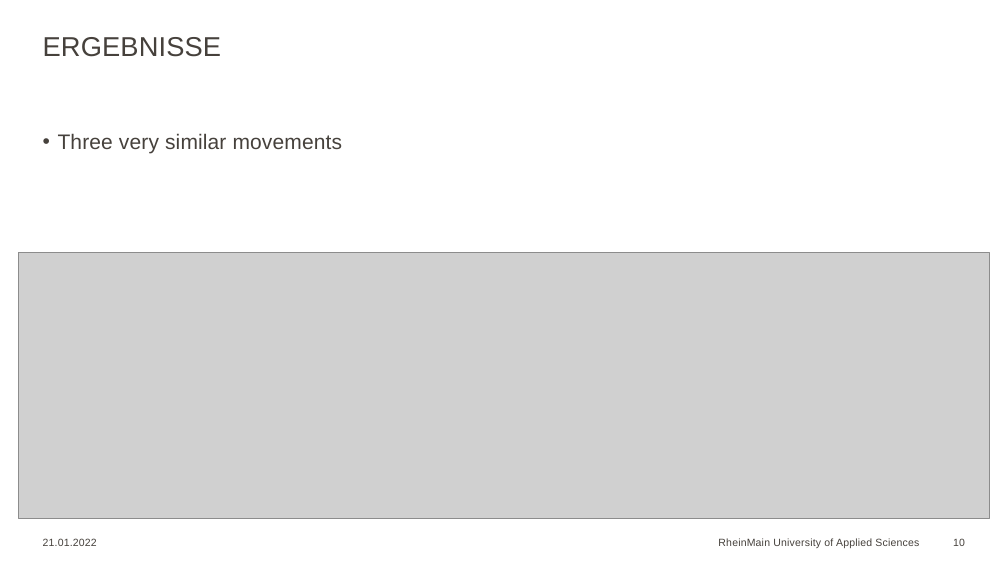
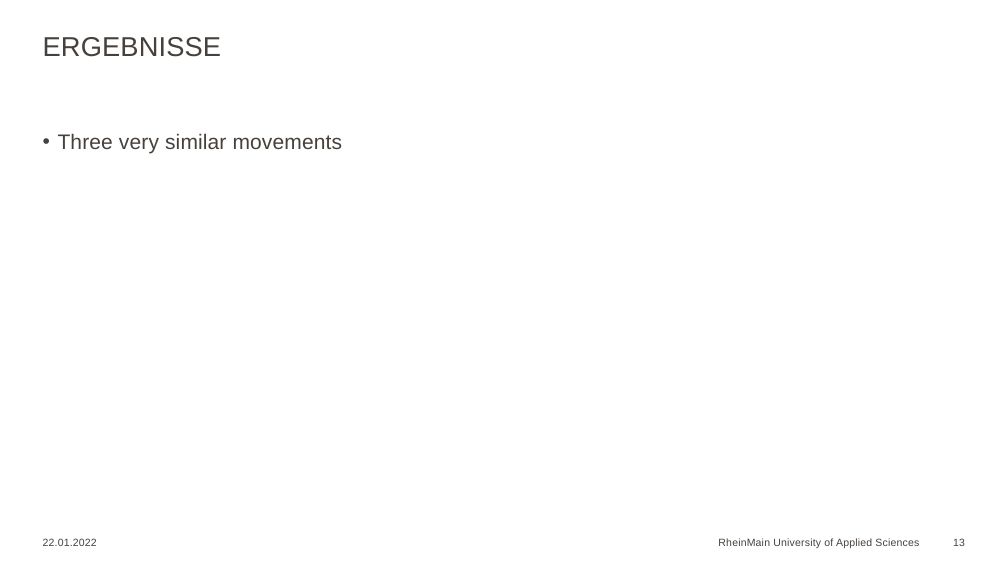
Before and after one commit to Georgios24816/hsrm, a slide deck: slide 13 of 5/Seminar/Georgios_Markou_10.odp (slide 10 before the commit). Drawn at 1008x567 pixels with LibreOffice and Linux fonts; fonts in the diff are those of the drawing; grey boxes stand for pictures; background and template pictures are left out. Boxes give left, top, right and bottom in pixels: in the first picture for what was removed or moved away, otherwise in the second. Text is boxed around its words. In the diff, an @@ line names an element or a change of style, - is before the commit and + after.

```diff
--- a/5/Seminar/Georgios_Markou_10.odp
+++ b/5/Seminar/Georgios_Markou_10.odp
@@ picture removed at <box>19,252,990,518</box> @@
@@ text at <box>43,538,97,546</box>: text changed @@
-21.01.2022
+22.01.2022
@@ page number at <box>953,538,965,546</box>: text changed @@
-10
+13
```
Also in this commit, not shown: 9 other slides changed, 3 slides added, 4 other files.
